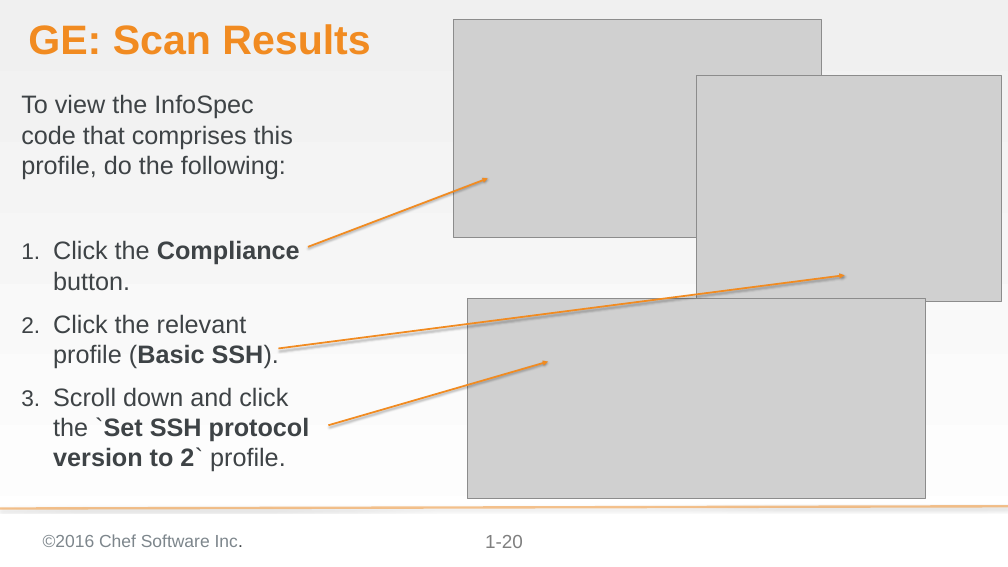
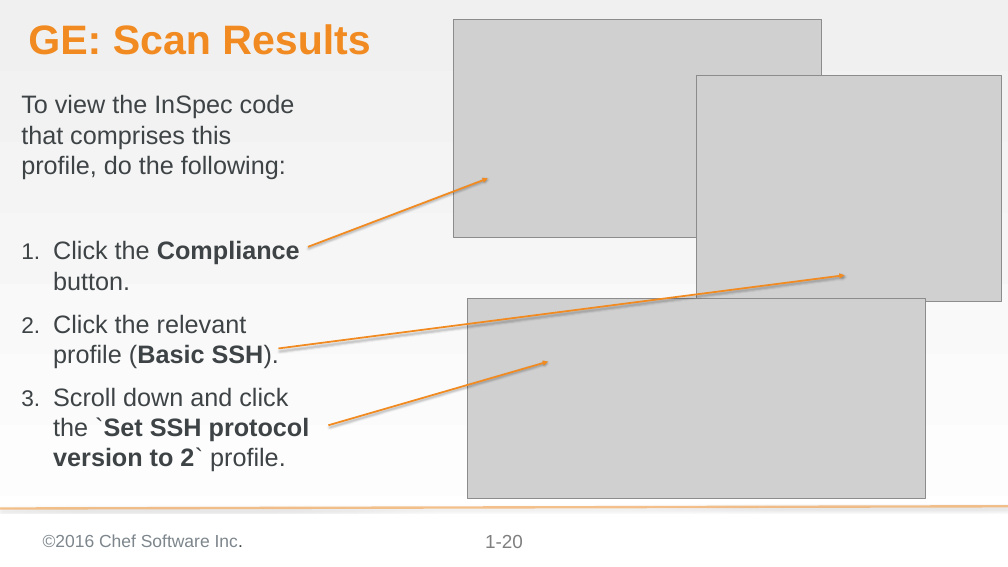
Before and after one commit to bchamby/chef-compliance-installation-configuration-operation, a slide deck: slide 20 of 03-initial-configuration-scans.pptx. Drawn at 1008x567 pixels with LibreOffice and Linux fonts; fonts in the diff are those of the drawing; grey boxes stand for pictures; background and template pictures are left out. Boxes give left, top, right and bottom in pixels: in the first picture for what was removed or moved away, otherwise in the second. Text is boxed around its words. In the diff, an @@ line names an element or a change of style, - is before the commit and + after.

```diff
--- a/03-initial-configuration-scans.pptx
+++ b/03-initial-configuration-scans.pptx
@@ text at box(21, 94, 295, 179): text changed @@
-To view the InfoSpec code that comprises this profile, do the following:
+To view the InSpec code that comprises this profile, do the following:
```
Also in this commit, not shown: 1 other slide changed, 23 slides added, 2 slides removed.
